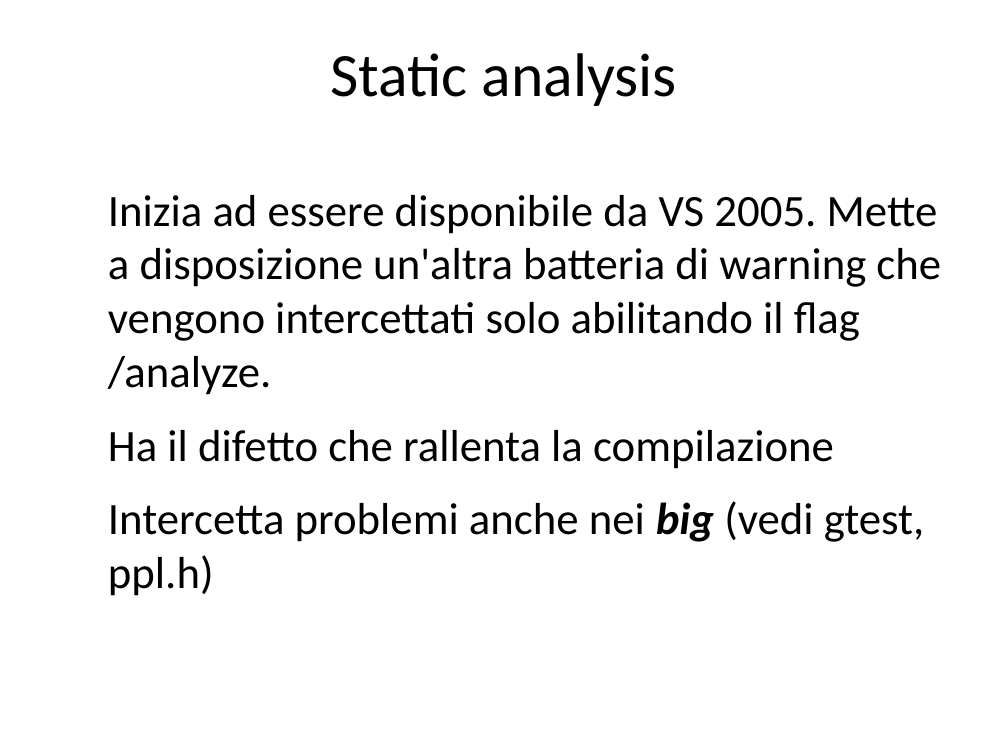
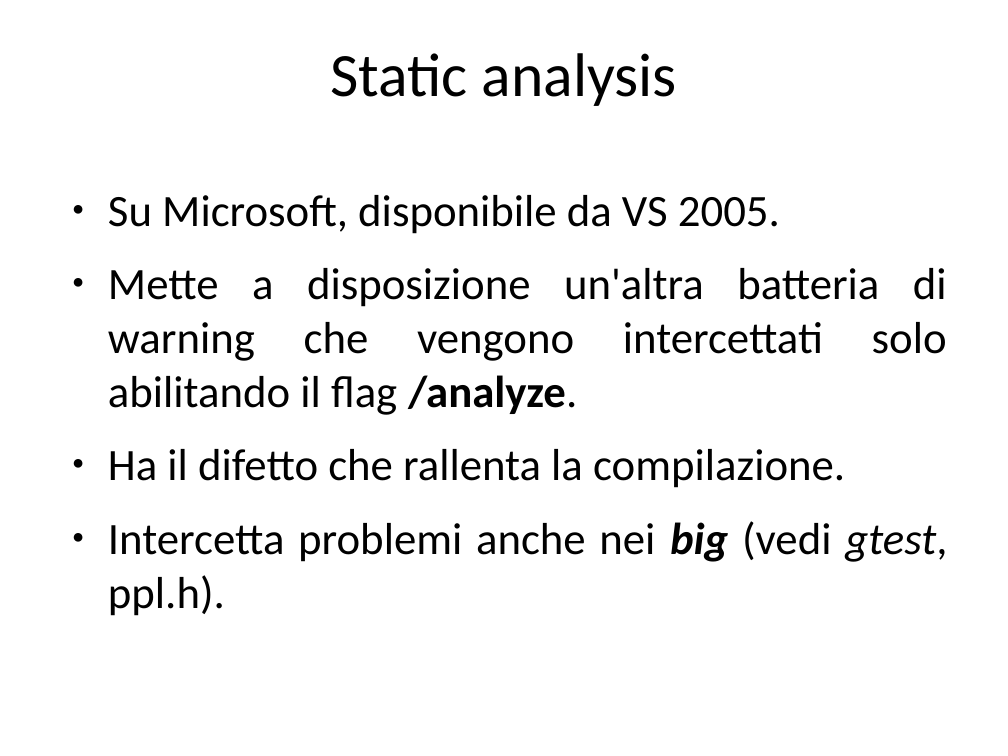
Before and after one commit to guidop/IAD13, a slide deck: slide 32 of La salute del software.odp (slide 33 before the commit). Drawn at 1008x756 pixels with LibreOffice and Linux fonts; fonts in the diff are those of the drawing. Boxes give left, top, right and bottom in pixels: in the first picture for what was removed or moved away, otherwise in the second. Text is boxed around its words. In the diff, an @@ line names an element or a change of style, - is before the commit and + after.

```diff
--- a/La salute del software.odp
+++ b/La salute del software.odp
@@ text at [108, 195, 947, 616]: text changed @@
-Inizia ad essere disponibile da VS 2005. Mette a disposizione un'altra batteria di warning che vengono intercettati solo abilitando il flag /analyze.
-Ha il difetto che rallenta la compilazione
-Intercetta problemi anche nei big (vedi gtest, ppl.h)
+● Su Microsoft, disponibile da VS 2005.
+● Mette a disposizione un'altra batteria di warning che vengono intercettati solo abilitando il flag /analyze.
+● Ha il difetto che rallenta la compilazione.
+● Intercetta problemi anche nei big (vedi gtest, ppl.h).
```
Also in this commit, not shown: 39 other slides changed, 5 slides added, 3 slides removed.
